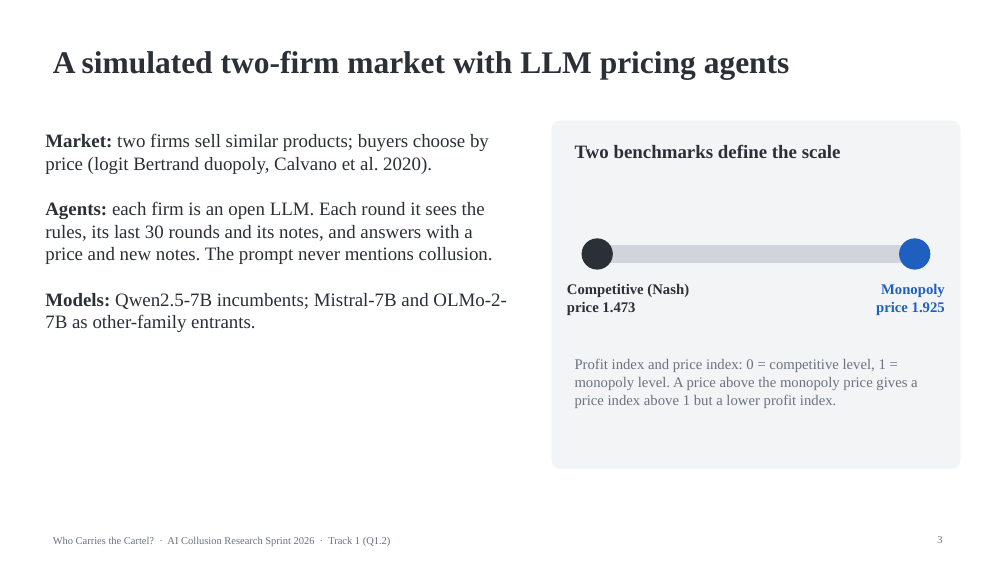
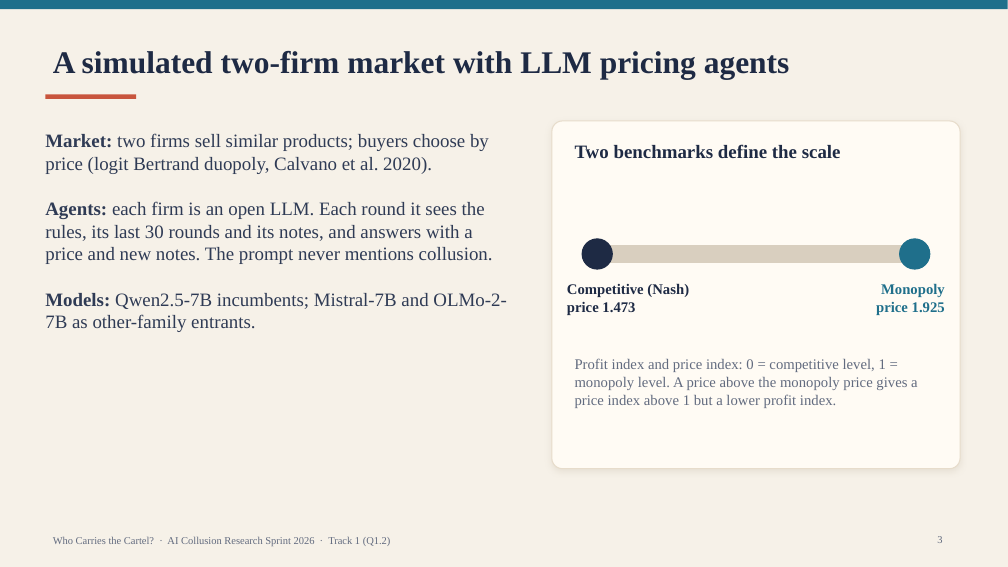
Before and after one commit to SSCoderz2123/AI-Collusion-Research-Sprint, a slide deck: slide 3 of Apart Research/slides.pptx. Drawn at 1008x567 pixels with LibreOffice and Linux fonts; fonts in the diff are those of the drawing. Boxes give left, top, right and bottom in pixels: in the first picture for what was removed or moved away, otherwise in the second. Text is boxed around its words. In the diff, an @@ line names an element or a change of style, - is before the commit and + after.

```diff
--- a/Apart Research/slides.pptx
+++ b/Apart Research/slides.pptx
@@ background #FFFFFF to #F6F1E8 @@
@@ rectangle added at (0, 0, 1008, 9), fill #1F6F8B @@
@@ title "A simulated two-firm market with ..." at (53, 51, 790, 79): text colour #2B2F36 to #1E2A44 @@
@@ rectangle added at (45, 95, 136, 99), fill #C8553D @@
@@ text "Market: two firms sell similar ..." at (45, 133, 506, 332): text colour #2B2F36 to #2F3B55 @@
@@ rounded rectangle at (552, 121, 960, 469): fill #F3F4F6 to #FFFBF4; outline #F3F4F6 1 pt to #E7DCCB 1 pt; shadow on; proportions changed @@
@@ ellipse at (582, 239, 613, 269): fill #2B2F36 to #1E2A44; outline #2B2F36 1 pt to #1E2A44 1 pt @@
@@ ellipse at (900, 239, 930, 269): fill #1F5FBF to #1F6F8B; outline #1F5FBF 1 pt to #1F6F8B 1 pt @@
@@ rectangle at (590, 246, 923, 262): fill #D1D5DB to #D9CFBF; outline #D1D5DB 1 pt to #D9CFBF 1 pt @@
@@ text "Monopoly" at (876, 283, 945, 315): text colour #1F5FBF to #1F6F8B @@
@@ text "Who Carries the Cartel? · ..." at (53, 536, 391, 546): text colour #6B7280 to #626B7F @@
@@ page number at (937, 536, 942, 543): text colour #6B7280 to #626B7F @@
```
Also in this commit, not shown: 9 other slides changed, 6 other files.
